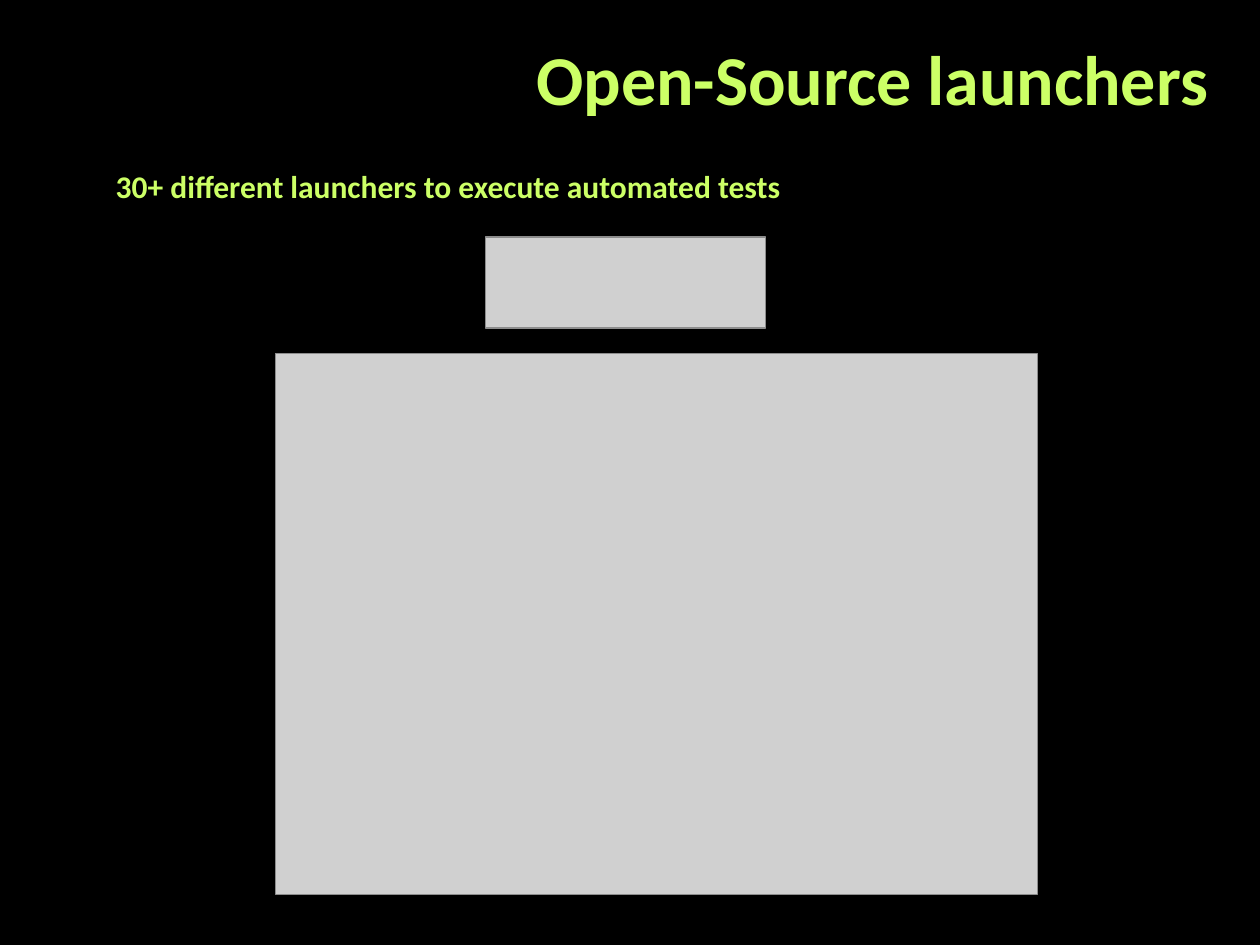
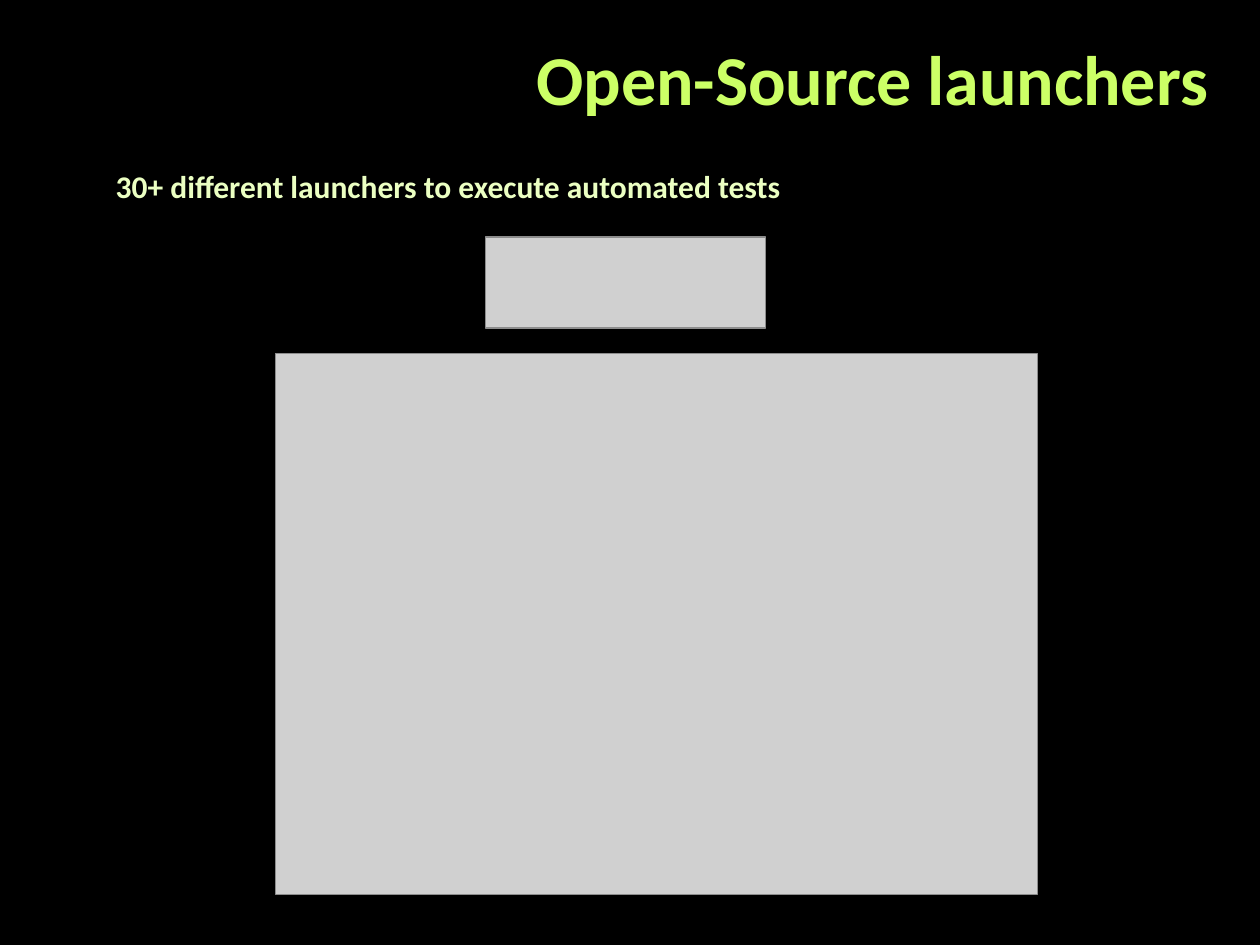
Before and after one commit to eandmir/TeamStarofSierraLeone, a slide deck: slide 6 of XStudio Test management tool.pptx. Drawn at 1260x945 pixels with LibreOffice and Linux fonts; fonts in the diff are those of the drawing; grey boxes stand for pictures; background and template pictures are left out. Boxes give left, top, right and bottom in pixels: in the first picture for what was removed or moved away, otherwise in the second. Text is boxed around its words. In the diff, an @@ line names an element or a change of style, - is before the commit and + after.

```diff
--- a/XStudio Test management tool.pptx
+++ b/XStudio Test management tool.pptx
@@ text "30+ different launchers to execute ..." at [116,176,780,199]: text colour #CCFF66 to #EBFFC2 @@
```
Also in this commit, not shown: 5 other slides changed.
